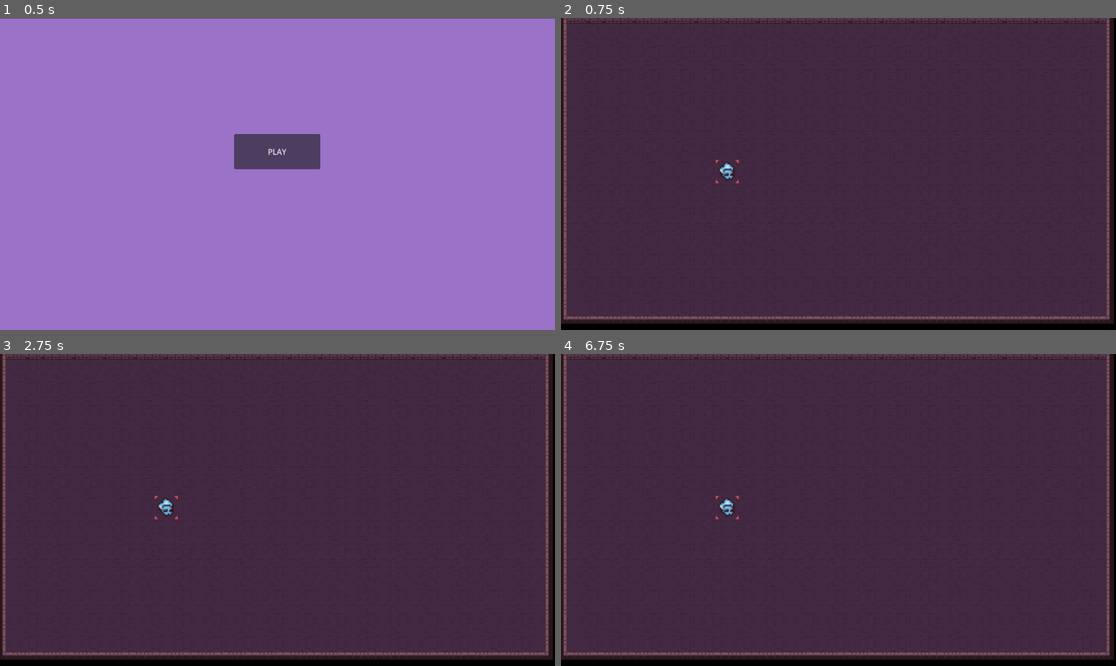
Above: before the commit, frames 1-4 (two rows, left to right).
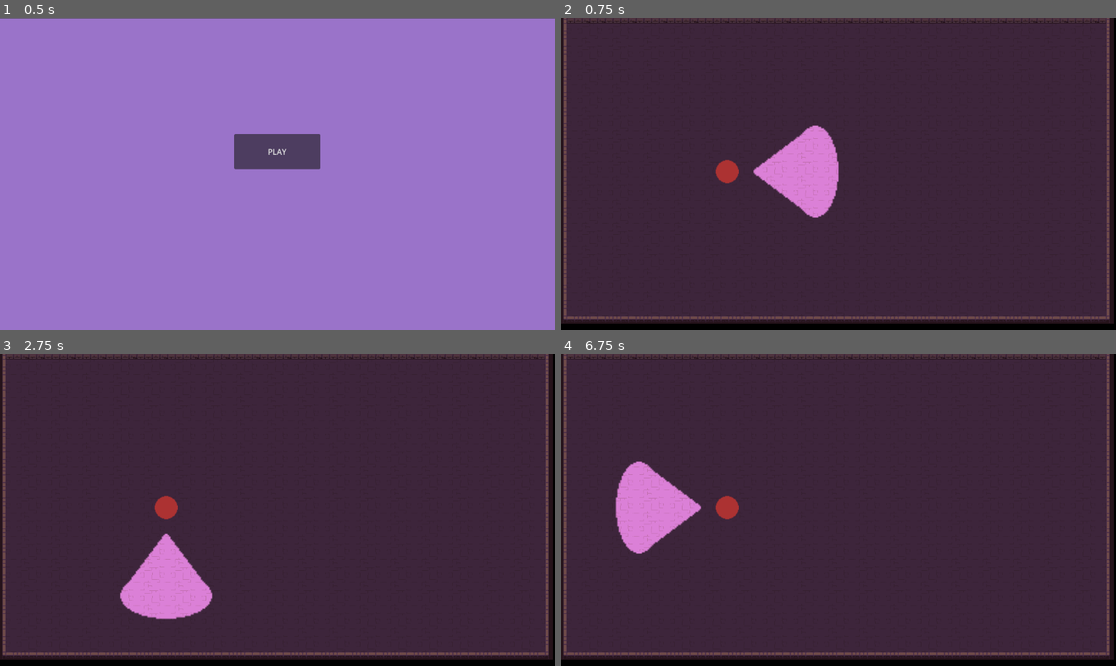
Above: after the commit, the same moments.

Repository: robliv/gamejam2024
Game: Godot game, scene res://scenes/game_manager.tscn
Same seed, same stepped clock (60 frames per second), same inputs: the game is played once before the commit and once after it.
Inputs:
- Up to frame 1 (0.5 s): no input
- Up to frame 2 (0.75 s): click "PLAY" at 0.5 s
- Up to frame 3 (2.75 s): tap Enter at 1.25 s; tap Space at 2 s
- Up to frame 4 (6.75 s): tap Enter at 3.5, 5 s; tap Space at 4.25, 5.75 s

Frame 1 is identical in both runs. In frame 2, 3.1% of the frame differs, in the area x 27-51%, y 34-65%; in frame 3, 3.1%, in the area x 21-39%, y 45-86%; in frame 4, 3.1%.

Commit message:
flashlight mechanic

Diff:
--- /dev/null
+++ b/project/scenes/guard.gd
@@ -0,0 +1,57 @@
+extends Node2D
+
+# Define possible states for the enemy
+enum EnemyState { MOVE_FORWARD, STAND, CHANGE_DIRECTION }
+
+# Variables to hold the current state and direction
+var current_state: EnemyState = EnemyState.STAND
+var direction: Vector2 = Vector2.RIGHT
+
+# Speed at which the enemy moves
+var speed: float = 100.0
+
+# Timer to control the state change interval
+var state_timer: Timer
+
+func _ready() -> void:
+	# Create and start the timer
+	state_timer = Timer.new()
+	state_timer.wait_time = 2.0
+	state_timer.timeout.connect(_on_state_timer_timeout)  # Correct connection method
+	add_child(state_timer)
+	state_timer.start()
+
+func _process(delta: float) -> void:
+	# Handle enemy movement based on the current state
+	match current_state:
+		EnemyState.MOVE_FORWARD:
+			position += direction * speed * delta
+		EnemyState.STAND:
+			# Do nothing, the enemy stands still
+			pass
+		EnemyState.CHANGE_DIRECTION:
+			# Direction change is handled in the timeout function
+			pass
+
+# Called when the timer times out
+func _on_state_timer_timeout() -> void:
+	# Randomly select the next state
+	var random_state = randi() % 3
+	current_state = random_state  # Directly assign the random state
+
+	if current_state == EnemyState.CHANGE_DIRECTION:
+		# Randomly choose a new direction and rotate the enemy accordingly
+		var random_direction = randi() % 4
+		match random_direction:
+			0:
+				direction = Vector2.RIGHT
+				rotation_degrees = 0
+			1:
+				direction = Vector2.LEFT
+				rotation_degrees = 180
+			2:
+				direction = Vector2.UP
+				rotation_degrees = -90
+			3:
+				direction = Vector2.DOWN
+				rotation_degrees = 90
--- a/project/scenes/guard.tscn
+++ b/project/scenes/guard.tscn
@@ -1,13 +1,19 @@
-[gd_scene load_steps=2 format=3 uid="uid://bkvid3hir38ru"]
+[gd_scene load_steps=4 format=3 uid="uid://bkvid3hir38ru"]
 
-[ext_resource type="Texture2D" uid="uid://dtv8moqqnp8wx" path="res://assets/Character_animation/monsters_idle/skull/v1/skull_v1_1.png" id="1_jrk7s"]
+[ext_resource type="Script" path="res://scenes/guard.gd" id="1_58cw7"]
+[ext_resource type="Texture2D" uid="uid://b8ed6yr1l8x6o" path="res://assets/guard.png" id="1_rret1"]
+[ext_resource type="Texture2D" uid="uid://bkfkwmyty8odr" path="res://assets/light.png" id="2_oo7hn"]
 
 [node name="Guard" type="Node2D"]
+script = ExtResource("1_58cw7")
 
 [node name="CharacterBody2D" type="CharacterBody2D" parent="."]
 
 [node name="Sprite2D" type="Sprite2D" parent="."]
-texture = ExtResource("1_jrk7s")
+scale = Vector2(0.5, 0.5)
+texture = ExtResource("1_rret1")
 
-[node name="DirectionalLight2D" type="DirectionalLight2D" parent="."]
-energy = 0.1
+[node name="PointLight2D" type="PointLight2D" parent="."]
+energy = 5.0
+texture = ExtResource("2_oo7hn")
+offset = Vector2(50, 0)
Binary file added: project/assets/guard.png
Not shown, added: project/assets/guard.png.import
Binary file added: project/assets/light.png
Not shown, added: project/assets/light.png.import
